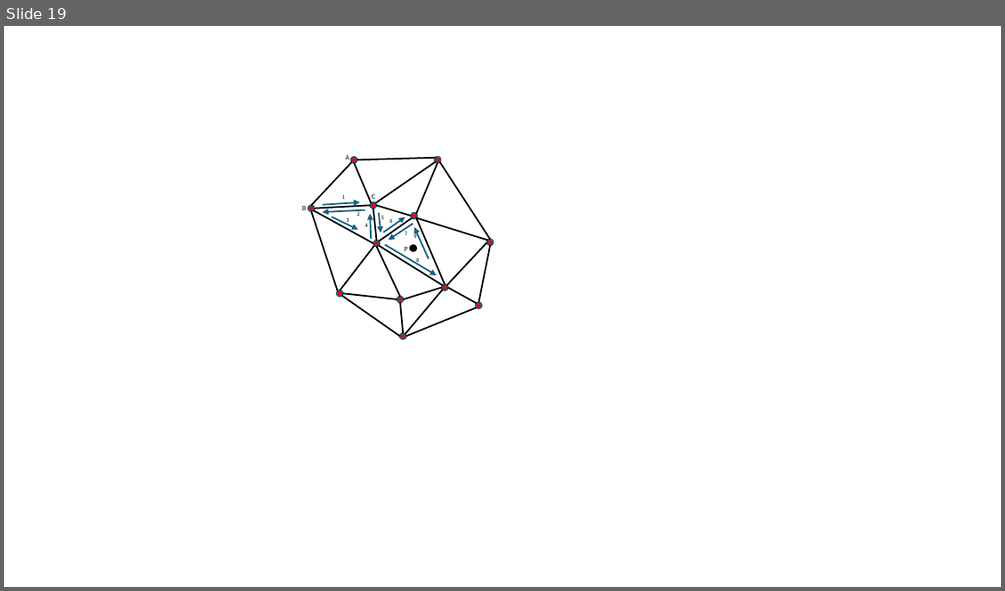
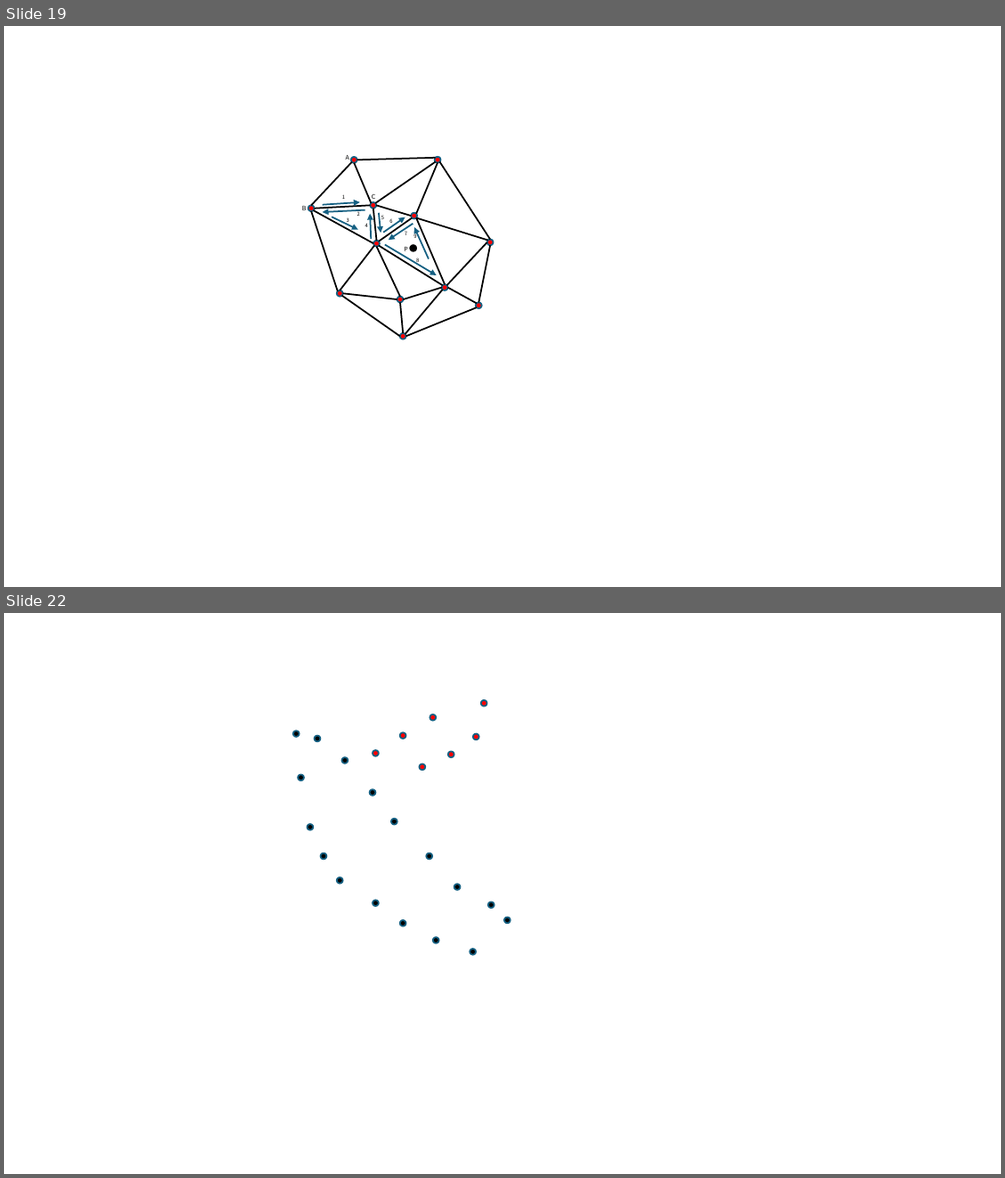
Before and after one commit to sonw7/tinConDelaunay, a slide deck: 演示文稿1.pptx. Shown one above the other, each under a label of ours: slide 19 before the commit, slides 19 and 22 after it; the slides between them are not shown. The pictures are 1005x591 and 1005x1178 pixels, drawn with LibreOffice and Linux fonts; fonts in the diff are those of the drawing. Boxes give left, top, right and bottom in pixels: in the first picture for what was removed or moved away, otherwise in the second. Text is boxed around its words. In the diff, an @@ line names an element or a change of style, - is before the commit and + after.

```diff
--- a/演示文稿1.pptx
+++ b/演示文稿1.pptx
@@ slide 22 added at <box>4,613,1001,1174</box>, background #FFFFFF @@
@@ ellipse added at <box>430,714,437,721</box>, fill #FF0000, outline #156082 1.5 pt @@
@@ ellipse added at <box>481,700,487,706</box>, fill #FF0000, outline #156082 1.5 pt @@
@@ ellipse added at <box>293,730,299,737</box>, fill #000000, outline #156082 1.5 pt @@
@@ ellipse added at <box>315,736,320,742</box>, fill #000000, outline #156082 1.5 pt @@
@@ ellipse added at <box>400,732,406,738</box>, fill #FF0000, outline #156082 1.5 pt @@
@@ ellipse added at <box>473,733,479,739</box>, fill #FF0000, outline #156082 1.5 pt @@
@@ ellipse added at <box>342,757,348,763</box>, fill #000000, outline #156082 1.5 pt @@
@@ ellipse added at <box>372,750,379,755</box>, fill #FF0000, outline #156082 1.5 pt @@
@@ ellipse added at <box>419,764,425,770</box>, fill #FF0000, outline #156082 1.5 pt @@
@@ ellipse added at <box>448,751,454,757</box>, fill #FF0000, outline #156082 1.5 pt @@
@@ ellipse added at <box>298,774,304,780</box>, fill #000000, outline #156082 1.5 pt @@
@@ ellipse added at <box>370,789,376,795</box>, fill #000000, outline #156082 1.5 pt @@
@@ ellipse added at <box>307,824,313,830</box>, fill #000000, outline #156082 1.5 pt @@
@@ ellipse added at <box>391,819,397,825</box>, fill #000000, outline #156082 1.5 pt @@
@@ ellipse added at <box>320,853,326,859</box>, fill #000000, outline #156082 1.5 pt @@
@@ ellipse added at <box>337,877,343,884</box>, fill #000000, outline #156082 1.5 pt @@
@@ ellipse added at <box>427,853,432,859</box>, fill #000000, outline #156082 1.5 pt @@
@@ ellipse added at <box>372,900,379,906</box>, fill #000000, outline #156082 1.5 pt @@
@@ ellipse added at <box>454,884,461,890</box>, fill #000000, outline #156082 1.5 pt @@
@@ ellipse added at <box>488,901,494,908</box>, fill #000000, outline #156082 1.5 pt @@
@@ ellipse added at <box>400,920,406,926</box>, fill #000000, outline #156082 1.5 pt @@
@@ ellipse added at <box>504,917,510,924</box>, fill #000000, outline #156082 1.5 pt @@
@@ ellipse added at <box>433,937,439,943</box>, fill #000000, outline #156082 1.5 pt @@
@@ ellipse added at <box>469,949,476,955</box>, fill #000000, outline #156082 1.5 pt @@
```
Also in this commit, not shown: 1 slide changed, 6 other slides added, 9 other files.
